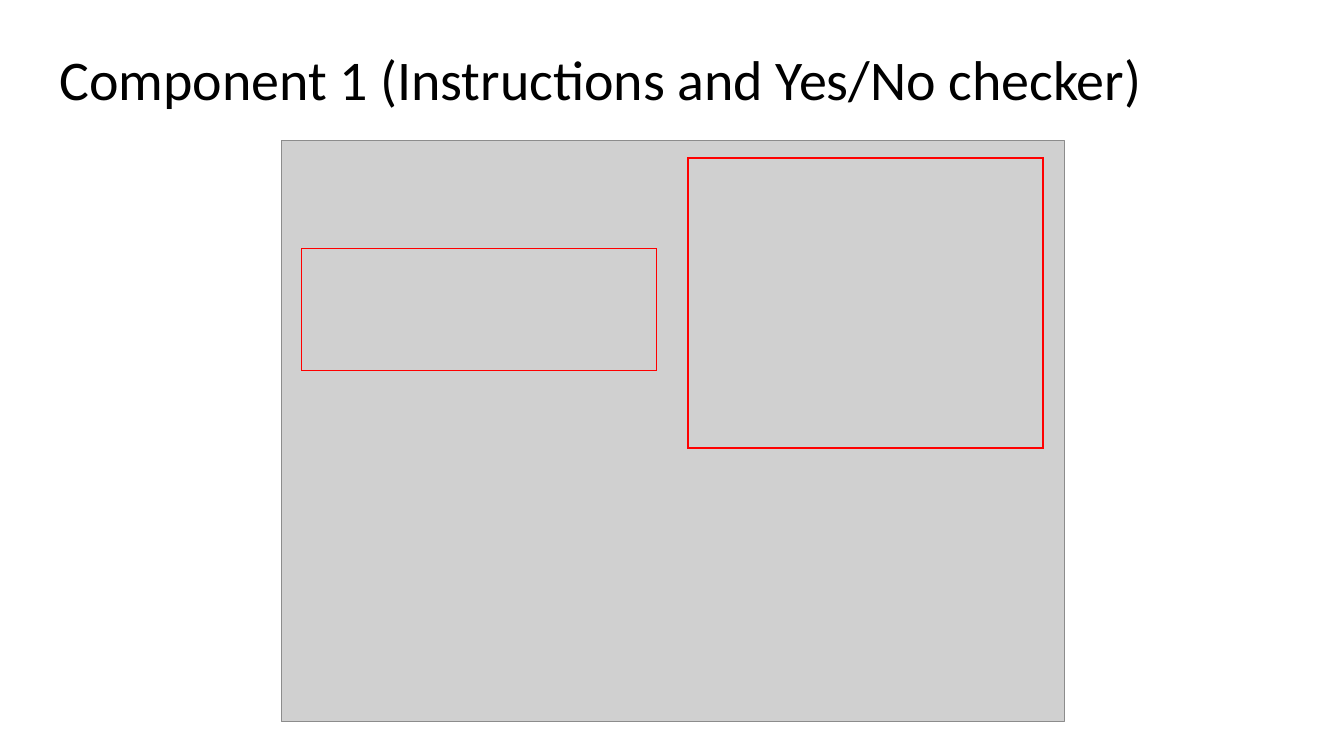
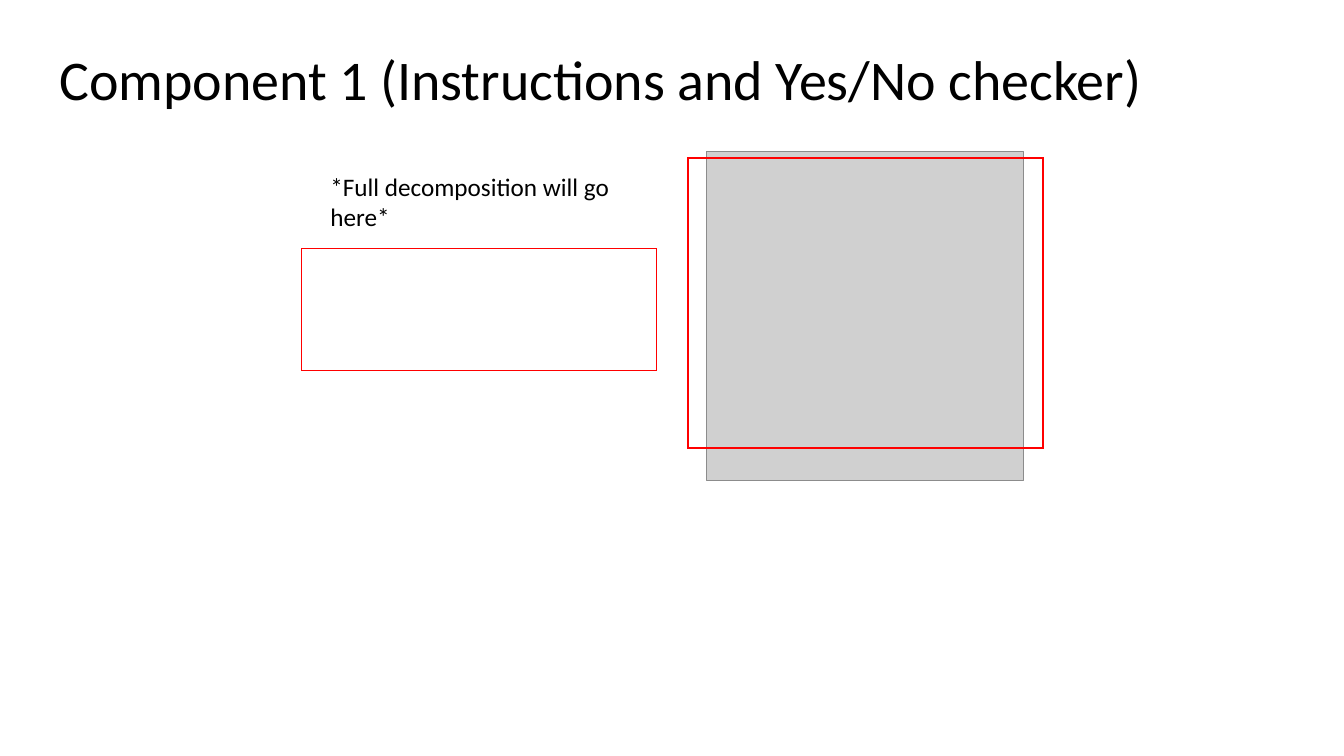
Before and after one commit to jireh-t/Assessment, a slide deck: slide 6 of 1.7 and 1.8 documentation.pptx. Drawn at 1344x756 pixels with LibreOffice and Linux fonts; fonts in the diff are those of the drawing; grey boxes stand for pictures. Boxes give left, top, right and bottom in pixels: in the first picture for what was removed or moved away, otherwise in the second. Text is boxed around its words. In the diff, an @@ line names an element or a change of style, - is before the commit and + after.

```diff
--- a/1.7 and 1.8 documentation.pptx
+++ b/1.7 and 1.8 documentation.pptx
@@ picture removed at [281, 140, 1064, 722] @@
@@ text added at [330, 178, 609, 226], 18 pt, text #000000 @@
+*Full decomposition will go here*
@@ picture added at [707, 151, 1023, 480] @@
```
Also in this commit, not shown: 8 other slides changed.
